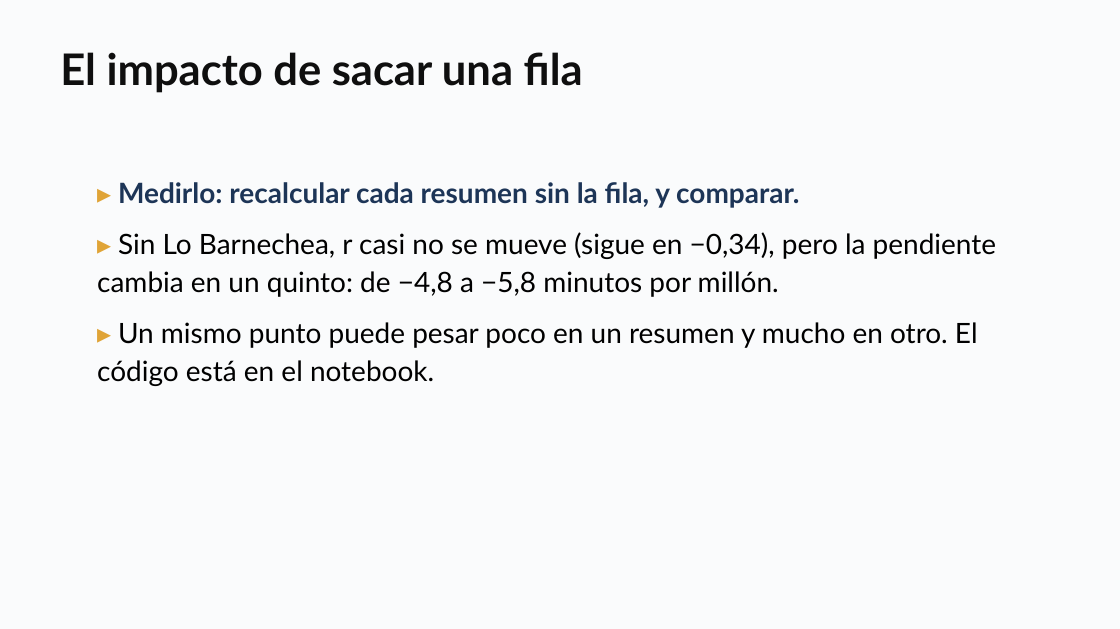
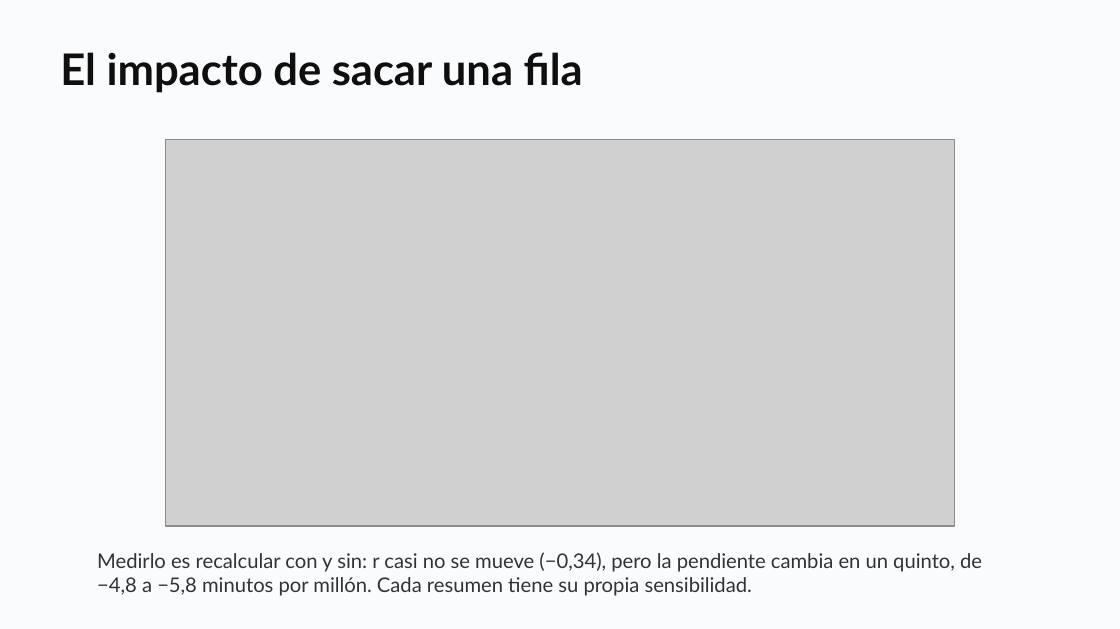
Before and after one commit to daniopitz/diplomado-cdd, a slide deck: slide 5 of presentaciones/clase04_regresion_multiple.pptx. Drawn at 1120x629 pixels with LibreOffice and Linux fonts; fonts in the diff are those of the drawing; grey boxes stand for pictures. Boxes give left, top, right and bottom in pixels: in the first picture for what was removed or moved away, otherwise in the second. Text is boxed around its words. In the diff, an @@ line names an element or a change of style, - is before the commit and + after.

```diff
--- a/presentaciones/clase04_regresion_multiple.pptx
+++ b/presentaciones/clase04_regresion_multiple.pptx
@@ picture added at <box>166,140,954,526</box> @@
@@ text at <box>97,552,982,596</box>: text changed; size 18 to 13 pt; text colour #000000 to #333333 @@
-▸ Medirlo: recalcular cada resumen sin la fila, y comparar.
-▸ Sin Lo Barnechea, r casi no se mueve (sigue en −0,34), pero la pendiente cambia en un quinto: de −4,8 a −5,8 minutos por millón.
-▸ Un mismo punto puede pesar poco en un resumen y mucho en otro. El código está en el notebook.
+Medirlo es recalcular con y sin: r casi no se mueve (−0,34), pero la pendiente cambia en un quinto, de −4,8 a −5,8 minutos por millón. Cada resumen tiene su propia sensibilidad.
```
Also in this commit, not shown: 1 other slide changed, 1 other file.
